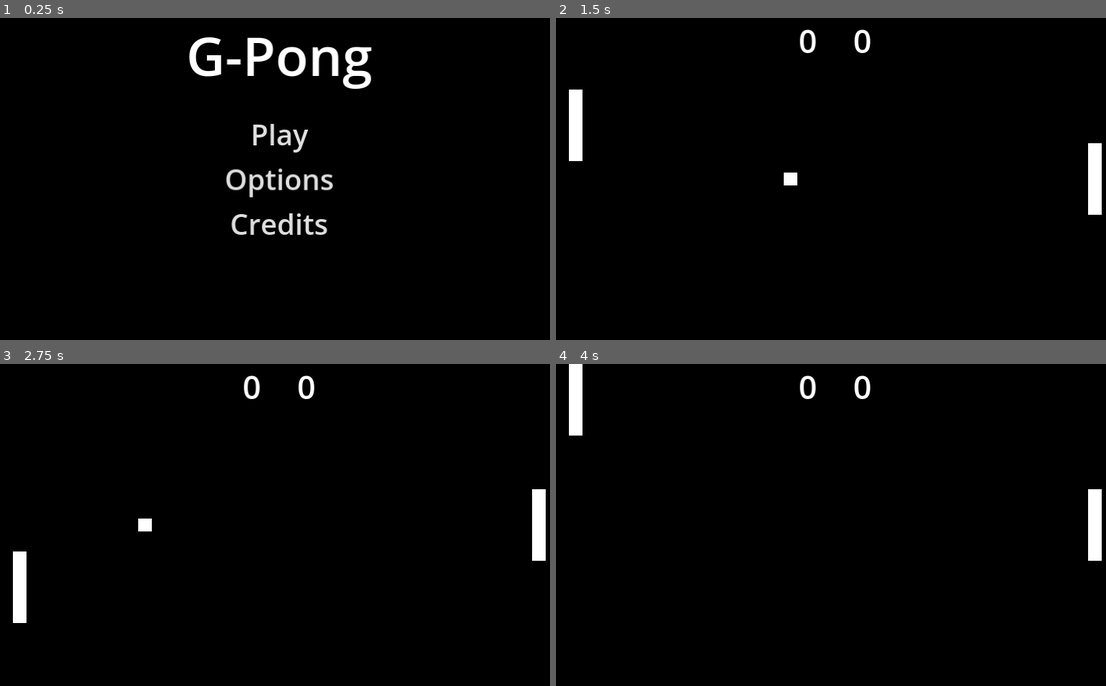
Above: before the commit, frames 1-4 (two rows, left to right).
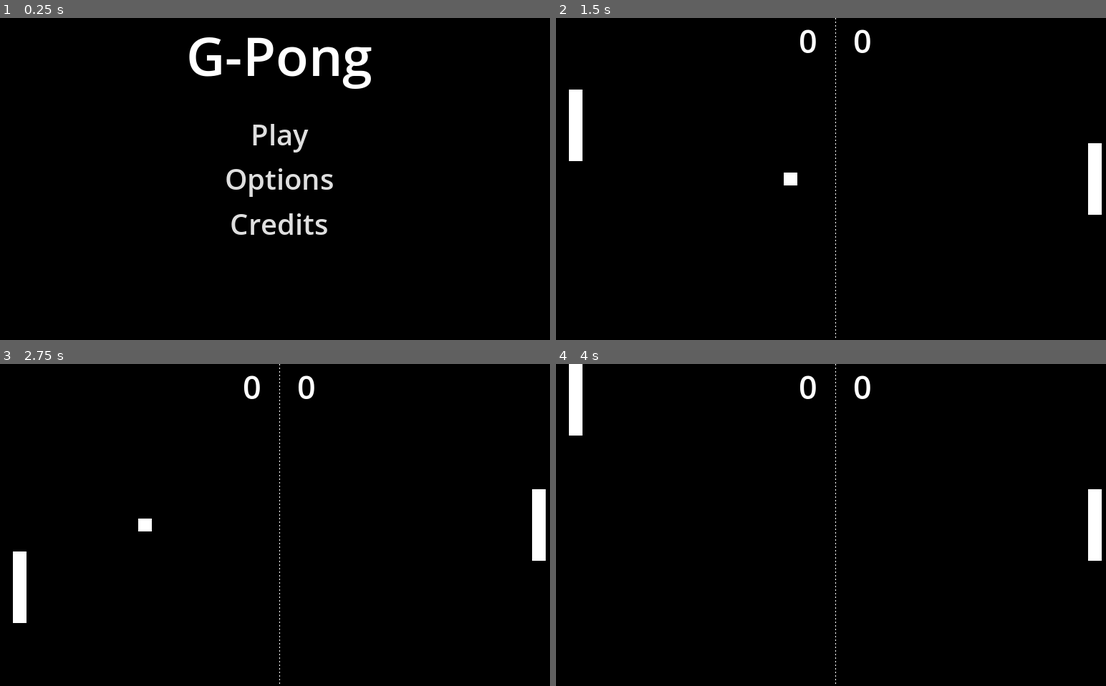
Above: after the commit, the same moments.

Repository: SimoneStarace/G-Pong
Game: Godot game, scene res://scenes/ui/menus/start_menu.tscn
The game is run twice, just before and just after one commit, with the same random seed, the same clock (stepped at 60 frames per second) and the same inputs.
Inputs:
- Up to frame 1 (0.25 s): no input
- Up to frame 2 (1.5 s): click "Play" at 0.5 s; tap Enter at 1.25 s; hold Up (player1_move_up) from 1.28 s (still down)
- Up to frame 3 (2.75 s): tap Space at 2 s; release Up (player1_move_up) at 2.03 s; hold Down (player1_move_down) from 2.03 s (still down)
- Up to frame 4 (4 s): release Down (player1_move_down) at 2.78 s; hold Up (player1_move_up) from 2.78 s (still down)

The runs differ from the first frame. In frame 1, 0.6% of the frame differs, in the area x 41-68%, y 6-68%; in frame 2, less than 0.1%; in frame 3, less than 0.1%; in frame 4, less than 0.1%.

Commit message:
Add field separator in game scene

Diff:
--- a/project.godot
+++ b/project.godot
@@ -71,5 +71,6 @@
 
 [rendering]
 
+textures/canvas_textures/default_texture_filter=0
 renderer/rendering_method="gl_compatibility"
 renderer/rendering_method.mobile="gl_compatibility"
--- a/scenes/game.tscn
+++ b/scenes/game.tscn
@@ -1,9 +1,10 @@
-[gd_scene load_steps=9 format=3 uid="uid://8q1j6oafyoqk"]
+[gd_scene load_steps=10 format=3 uid="uid://8q1j6oafyoqk"]
 
 [ext_resource type="Script" path="res://scripts/game.gd" id="1_pw4e6"]
 [ext_resource type="PackedScene" uid="uid://dl35sofi7hgug" path="res://scenes/paddle.tscn" id="1_ywk5m"]
 [ext_resource type="PackedScene" uid="uid://cfluj6de2coap" path="res://scenes/wall.tscn" id="2_8qfl0"]
 [ext_resource type="PackedScene" uid="uid://68ovvcmelmj" path="res://scenes/ui/menus/score_menu.tscn" id="2_do6hl"]
+[ext_resource type="Texture2D" uid="uid://bqjfr8ck5aurb" path="res://assets/sprites/field_separator.png" id="2_kuy0e"]
 [ext_resource type="PackedScene" uid="uid://c34ogts7emso" path="res://scenes/ui/win_screen.tscn" id="3_55qq4"]
 [ext_resource type="PackedScene" uid="uid://dcoto1ei8peki" path="res://scenes/ball.tscn" id="3_bxdgk"]
 [ext_resource type="Resource" uid="uid://dui7m34jkv14t" path="res://resources/player2_controller.tres" id="4_novf5"]
@@ -19,6 +20,20 @@
 grow_horizontal = 2
 grow_vertical = 2
 color = Color(0, 0, 0, 1)
+
+[node name="Separator" type="TextureRect" parent="."]
+texture_filter = 1
+texture_repeat = 2
+anchors_preset = 13
+anchor_left = 0.5
+anchor_right = 0.5
+anchor_bottom = 1.0
+offset_left = -0.5
+offset_right = 0.5
+grow_horizontal = 2
+grow_vertical = 2
+texture = ExtResource("2_kuy0e")
+stretch_mode = 1
 
 [node name="ScoreMenu" parent="." instance=ExtResource("2_do6hl")]
 
Binary file added: assets/sprites/field_separator.png
Not shown, added: assets/sprites/field_separator.png.import
